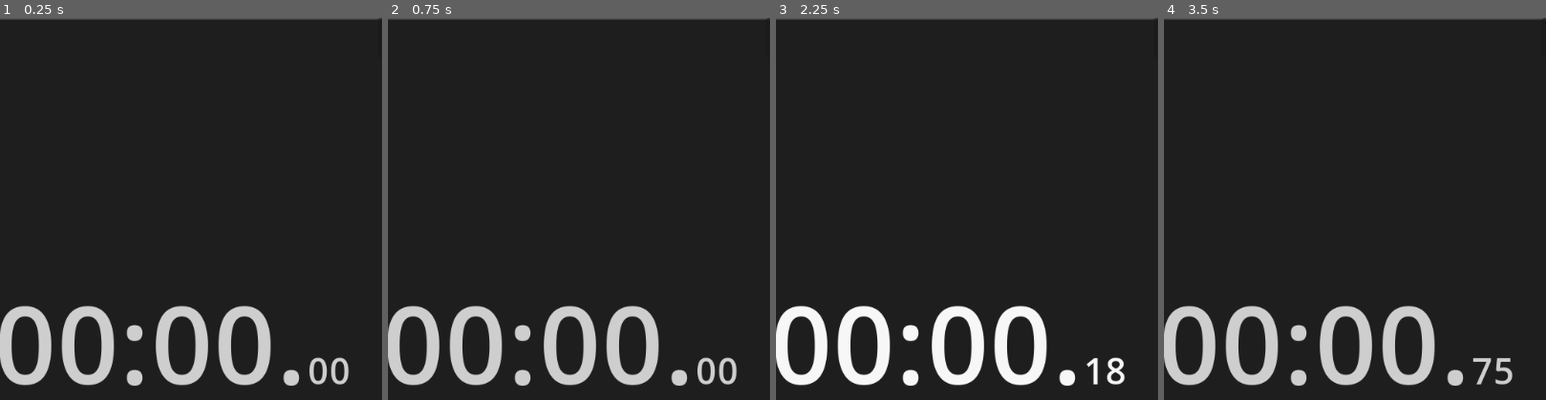
Above: before the commit, frames 1-4 (left to right).
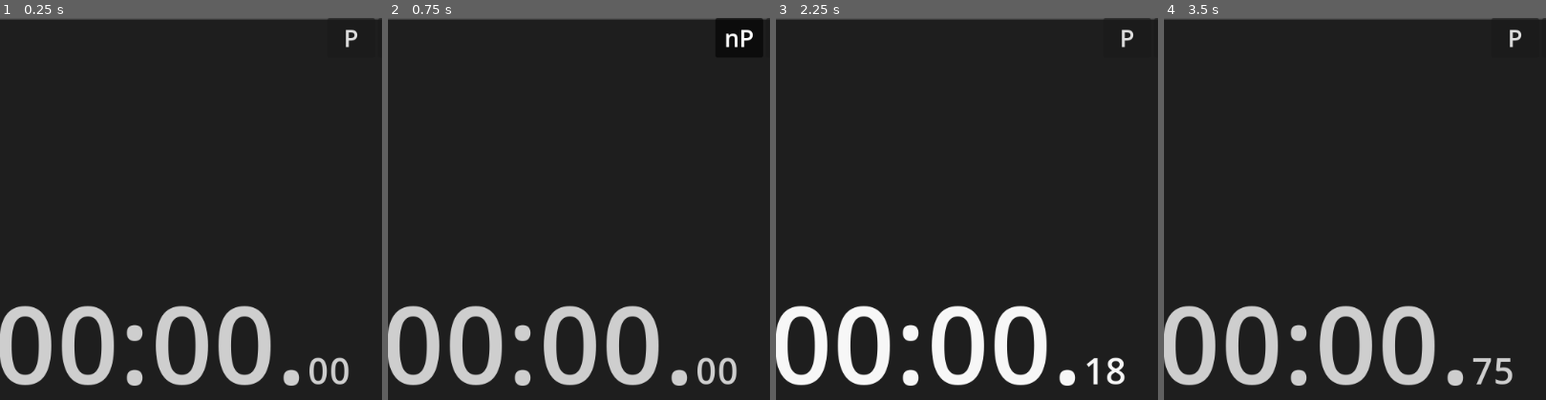
Above: after the commit, the same moments.

Repository: LiteFeather1/ltf-stopwatch
Game: Godot game, scene res://main.tscn
Two runs of this game, one before a commit and one after it. Both use one fixed random seed, a clock stepped at 60 frames per second and the inputs below.
Inputs (mouse positions are % of the whole screen's width and height, from its top left):
- Up to frame 1 (0.25 s): no input
- Up to frame 2 (0.75 s): click (84, 3) at 0.5 s, where only the run after the commit has a clickable "P"
- Up to frame 3 (2.25 s): click (84, 3) at 1.25 s, where only the run after the commit has a clickable "nP"; click "S" at 2 s
- Up to frame 4 (3.5 s): click "P" at 2.75 s
The pictures show only the part of the screen within x 38-88%, y 0-50%; the shares and areas given below are measured in that part.

The runs differ from the first frame. In frame 1, 0.1% of the frame differs, in the area x 86-98%, y 0-8%; in frame 2, 0.2%, in the area x 85-98%, y 0-8%; in frame 3, 0.1%; in frame 4, 0.1%.

Commit message:
Pin button #5  Always on top functionallity

Diff:
--- a/scenes/chrome.gd
+++ b/scenes/chrome.gd
@@ -1,5 +1,6 @@
 class_name Chrome extends HBoxContainer
 
+@export var b_pin: Button
 
 @export var move_window_smoothing_factor := .99
 
@@ -35,3 +36,8 @@
 
 func _minimise_window() -> void:
 	window.mode = Window.MODE_MINIMIZED
+
+
+func _toggle_always_on_top(state: bool) -> void:
+	b_pin.text = "nP" if state else "P"
+	window.always_on_top = state
--- a/scenes/chrome.tscn
+++ b/scenes/chrome.tscn
@@ -2,13 +2,23 @@
 
 [ext_resource type="Script" path="res://scenes/chrome.gd" id="1_8lk40"]
 
-[node name="chrome" type="HBoxContainer"]
+[node name="chrome" type="HBoxContainer" node_paths=PackedStringArray("b_pin")]
 anchors_preset = 10
 anchor_right = 1.0
 offset_bottom = 53.0
 grow_horizontal = 2
 alignment = 2
 script = ExtResource("1_8lk40")
+b_pin = NodePath("b_pin")
+move_window_smoothing_factor = 0.95
+
+[node name="b_pin" type="Button" parent="."]
+custom_minimum_size = Vector2(64, 0)
+layout_mode = 2
+focus_mode = 0
+theme_override_font_sizes/font_size = 32
+toggle_mode = true
+text = "P"
 
 [node name="b_minimise_window" type="Button" parent="."]
 custom_minimum_size = Vector2(64, 0)
@@ -25,5 +35,6 @@
 text = "X"
 
 [connection signal="gui_input" from="." to="." method="_on_chrome_gui_input"]
+[connection signal="toggled" from="b_pin" to="." method="_toggle_always_on_top"]
 [connection signal="pressed" from="b_minimise_window" to="." method="_minimise_window"]
 [connection signal="pressed" from="b_close_window" to="." method="_close_window"]
